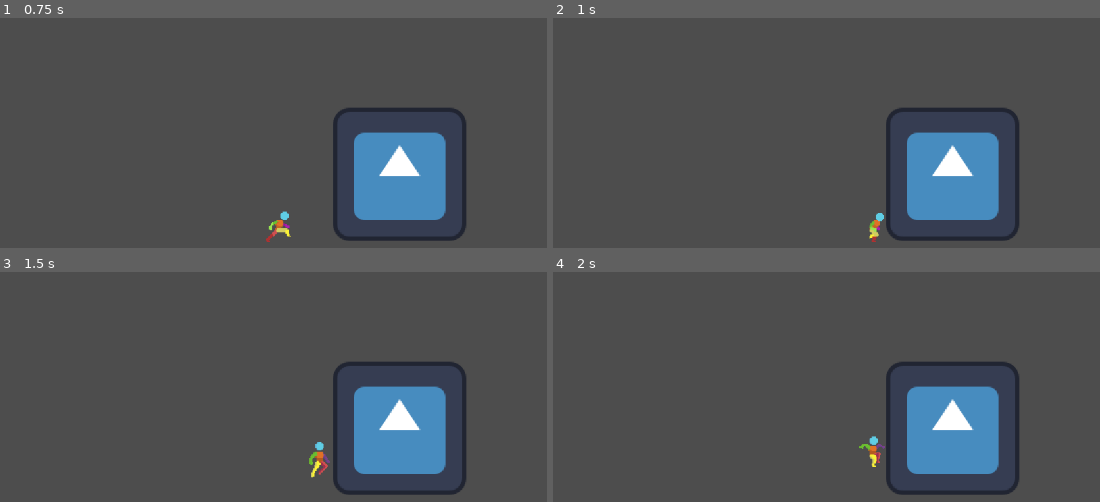
Above: before the commit, frames 1-4 (two rows, left to right).
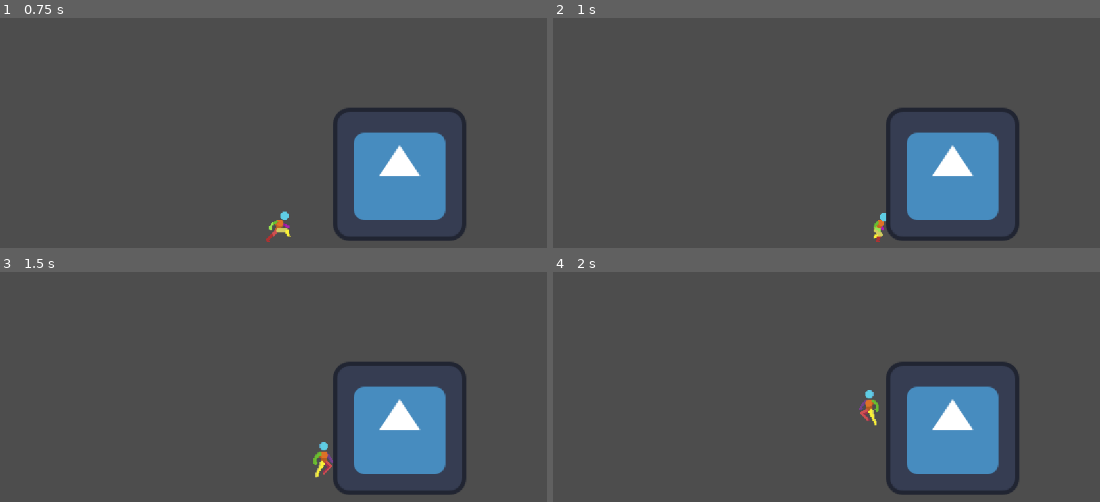
Above: after the commit, the same moments.

Repository: Super-Chess-Bros-Studios/Super-Chess-Bros
Game: Godot game, scene res://Scenes/testScene.tscn
The game is run twice, just before and just after one commit, with the same random seed, the same clock (stepped at 60 frames per second) and the same inputs. The engine's default icon, where the game draws it, is replaced by a stand-in: a white triangle on a blue panel in a dark square.
Inputs:
- Up to frame 1 (0.75 s): hold Right (right) from 0.53 s (still down); hold Shift (shield) from 0.53 s (still down)
- Up to frame 2 (1 s): keep holding Right (right); keep holding Shift (shield); tap Space (jump) at 0.77, 0.8 s
- Up to frame 3 (1.5 s): keep holding Right (right); tap Space (jump) at 1.07, 1.35 s; release Shift (shield) at 1.28 s
- Up to frame 4 (2 s): keep holding Right (right); tap Space (jump) at 1.52, 1.82 s; tap Shift (shield) at 1.55 s

Frame 1 is identical in both runs. In frame 2, 0.2% of the frame differs, in the area x 57-61%, y 84-98%; in frame 3, 0.4%; in frame 4, 0.5%, in the area x 55-61%, y 51-85%.

Commit message:
wall jump and wall slide done

Diff:
--- a/scenes/characters/Test_Char.tscn
+++ b/scenes/characters/Test_Char.tscn
@@ -13,6 +13,7 @@
 [ext_resource type="Script" uid="uid://dbyyiifx7mbga" path="res://scripts/character_scripts/state_machine/states/test_char/test_crouch.gd" id="7_2137q"]
 [ext_resource type="Script" uid="uid://b5d57x8h3avr5" path="res://scripts/character_scripts/state_machine/states/test_char/test_jumpsquat.gd" id="8_cqar7"]
 [ext_resource type="Script" uid="uid://db3y4jnn8ci5y" path="res://scripts/character_scripts/state_machine/states/character_attributes.gd" id="8_h8dpt"]
+[ext_resource type="Texture2D" uid="uid://ir5skolpkk33" path="res://assets/sprites/2D-Pixel-Art-Character-Template/Wall Slide/player wall slide (left) 48x48.png" id="9_a88om"]
 [ext_resource type="Script" uid="uid://xq4wnlhqxdlm" path="res://scripts/character_scripts/state_machine/states/test_char/test_jump.gd" id="9_qga04"]
 [ext_resource type="Script" uid="uid://dsq2k53fkg20h" path="res://scripts/character_scripts/state_machine/states/test_char/test_short_hop.gd" id="11_0l6pb"]
 [ext_resource type="Script" uid="uid://dxn1tegm7uca6" path="res://scripts/character_scripts/state_machine/states/test_char/test_fall.gd" id="11_hmptn"]
@@ -21,9 +22,10 @@
 [ext_resource type="Script" uid="uid://cqcicn3e5fkak" path="res://scripts/character_scripts/state_machine/states/test_char/test_pivot.gd" id="15_1ekob"]
 [ext_resource type="Script" uid="uid://dbhq6jkm6podc" path="res://scripts/character_scripts/state_machine/states/test_char/test_air_dodge.gd" id="17_eam3d"]
 [ext_resource type="Script" uid="uid://d0tk7qxtqo4sl" path="res://scripts/character_scripts/state_machine/states/test_char/test_roll.gd" id="20_he0e7"]
+[ext_resource type="Script" uid="uid://dk3025g8v6boo" path="res://scripts/character_scripts/state_machine/states/test_char/test_wall_slide.gd" id="22_u77ra"]
 
 [sub_resource type="RectangleShape2D" id="RectangleShape2D_uoks1"]
-size = Vector2(21, 30)
+size = Vector2(12, 30)
 
 [sub_resource type="AtlasTexture" id="AtlasTexture_tqteo"]
 atlas = ExtResource("1_w1xps")
@@ -257,6 +259,18 @@
 atlas = ExtResource("4_ld6di")
 region = Rect2(384, 0, 48, 48)
 
+[sub_resource type="AtlasTexture" id="AtlasTexture_chsy4"]
+atlas = ExtResource("9_a88om")
+region = Rect2(0, 0, 48, 48)
+
+[sub_resource type="AtlasTexture" id="AtlasTexture_an8fg"]
+atlas = ExtResource("9_a88om")
+region = Rect2(48, 0, 48, 48)
+
+[sub_resource type="AtlasTexture" id="AtlasTexture_c4ddr"]
+atlas = ExtResource("9_a88om")
+region = Rect2(96, 0, 48, 48)
+
 [sub_resource type="SpriteFrames" id="SpriteFrames_luash"]
 animations = [{
 "frames": [{
@@ -485,7 +499,27 @@
 "loop": false,
 "name": &"skid",
 "speed": 5.0
+}, {
+"frames": [{
+"duration": 0.25,
+"texture": SubResource("AtlasTexture_chsy4")
+}, {
+"duration": 1.0,
+"texture": SubResource("AtlasTexture_an8fg")
+}, {
+"duration": 1.0,
+"texture": SubResource("AtlasTexture_c4ddr")
+}],
+"loop": false,
+"name": &"wallslide",
+"speed": 5.0
 }]
+
+[sub_resource type="RectangleShape2D" id="RectangleShape2D_h8dpt"]
+size = Vector2(1, 28)
+
+[sub_resource type="RectangleShape2D" id="RectangleShape2D_a88om"]
+size = Vector2(1, 28)
 
 [node name="TestChar" type="Node2D" node_paths=PackedStringArray("initial_state", "char_attributes", "state_machine")]
 script = ExtResource("5_422c8")
@@ -494,14 +528,30 @@
 state_machine = NodePath("CharacterBody2D/State Machine")
 
 [node name="CharacterBody2D" type="CharacterBody2D" parent="."]
+collision_layer = 2
 
 [node name="CollisionShape2D" type="CollisionShape2D" parent="CharacterBody2D"]
-position = Vector2(-0.5, 1)
+position = Vector2(0, 1)
 shape = SubResource("RectangleShape2D_uoks1")
 
 [node name="AnimatedSprite2D" type="AnimatedSprite2D" parent="CharacterBody2D"]
 sprite_frames = SubResource("SpriteFrames_luash")
-animation = &"roll"
+animation = &"idle"
+flip_h = true
+
+[node name="LeftCollide" type="Area2D" parent="CharacterBody2D"]
+
+[node name="CollisionShape2D" type="CollisionShape2D" parent="CharacterBody2D/LeftCollide"]
+position = Vector2(-6.5, 0)
+shape = SubResource("RectangleShape2D_h8dpt")
+debug_color = Color(0.70306, 0.277381, 0.993276, 0.42)
+
+[node name="RightCollide" type="Area2D" parent="CharacterBody2D"]
+
+[node name="CollisionShape2D" type="CollisionShape2D" parent="CharacterBody2D/RightCollide"]
+position = Vector2(6.5, 0)
+shape = SubResource("RectangleShape2D_a88om")
+debug_color = Color(0.70306, 0.277381, 0.993276, 0.42)
 
 [node name="CharacterAttributes" type="Node" parent="CharacterBody2D"]
 script = ExtResource("8_h8dpt")
@@ -557,10 +607,12 @@
 jump_power_coefficient = 0.65
 metadata/_custom_type_script = "uid://dsq2k53fkg20h"
 
-[node name="Fall" type="Node" parent="CharacterBody2D/State Machine" node_paths=PackedStringArray("anim", "character")]
+[node name="Fall" type="Node" parent="CharacterBody2D/State Machine" node_paths=PackedStringArray("anim", "character", "slide_colliderL", "slide_colliderR")]
 script = ExtResource("11_hmptn")
 anim = NodePath("../../AnimatedSprite2D")
 character = NodePath("../..")
+slide_colliderL = NodePath("../../LeftCollide")
+slide_colliderR = NodePath("../../RightCollide")
 metadata/_custom_type_script = "uid://dxn1tegm7uca6"
 
 [node name="InitialDash" type="Node" parent="CharacterBody2D/State Machine" node_paths=PackedStringArray("anim", "character", "timer")]
@@ -618,6 +670,16 @@
 wait_time = 0.5
 one_shot = true
 
+[node name="WallSlide" type="Node" parent="CharacterBody2D/State Machine" node_paths=PackedStringArray("anim", "character")]
+script = ExtResource("22_u77ra")
+anim = NodePath("../../AnimatedSprite2D")
+character = NodePath("../..")
+metadata/_custom_type_script = "uid://dk3025g8v6boo"
+
+[connection signal="body_entered" from="CharacterBody2D/LeftCollide" to="CharacterBody2D/State Machine/Fall" method="_on_left_collide"]
+[connection signal="body_exited" from="CharacterBody2D/LeftCollide" to="CharacterBody2D/State Machine/WallSlide" method="_on_wall_detect_body_exited"]
+[connection signal="body_entered" from="CharacterBody2D/RightCollide" to="CharacterBody2D/State Machine/Fall" method="_on_right_collide"]
+[connection signal="body_exited" from="CharacterBody2D/RightCollide" to="CharacterBody2D/State Machine/WallSlide" method="_on_wall_detect_body_exited"]
 [connection signal="timeout" from="CharacterBody2D/State Machine/Run/PreTransition" to="CharacterBody2D/State Machine/Run" method="_on_pre_transition_timeout"]
 [connection signal="timeout" from="CharacterBody2D/State Machine/JumpSquat/SquatTime" to="CharacterBody2D/State Machine/JumpSquat" method="_on_squat_time_timeout"]
 [connection signal="timeout" from="CharacterBody2D/State Machine/InitialDash/DashTime" to="CharacterBody2D/State Machine/InitialDash" method="_on_dash_time_timeout"]
--- a/scripts/character_scripts/state_machine/states/character_attributes.gd
+++ b/scripts/character_scripts/state_machine/states/character_attributes.gd
@@ -8,6 +8,7 @@
 const AIRSPEEDLERP : float = 0.15
 const AIRFRICTIONLERP : float = 0.1
 const FRICTIONLERP : float = 0.1
+const MAX_FALL_SPEED : float = 600
 
 #controls jump power
 const JUMP_POWER : float = -350
@@ -17,6 +18,7 @@
 #this character can only double jump and air dodge once before needing to hit the ground
 var can_double_jump = true
 var can_air_dodge = true
+var can_wall_jump = true
 #needed for a cooldown
 var can_roll = true
 #hitboxes should ignore a character if they are invulnerable
--- a/scripts/character_scripts/state_machine/states/test_char/test_fall.gd
+++ b/scripts/character_scripts/state_machine/states/test_char/test_fall.gd
@@ -5,7 +5,9 @@
 @export var character : CharacterBody2D
 
 @export var speed : float = 300
-
+@export var slide_colliderL : Area2D
+@export var slide_colliderR : Area2D
+var begin_wall_slide = false
 #these control how quick they change velocity in the air
 
 func playanim():
@@ -17,7 +19,32 @@
 
 func Enter():
 	print("Fall state")
+	wall_detection_enabled(true)
 	playanim()
+
+#this makes it so that the areas only check if you are next to a wall while falling
+#that way you don't trigger the signal while on the ground
+#this doesn't really matter for the MVP because you can't be on the ground and touching
+#the wall on the current stage
+func wall_detection_enabled(ask : bool):
+	slide_colliderL.monitoring = ask
+	slide_colliderR.monitoring = ask
+
+#transitions to wall slide and sets the direction to opposite of the wall when a wall is touched
+func _on_left_collide(body: Node2D) -> void:
+	begin_wall_slide = true
+	print("wall slide begun")
+	char_attributes.cur_dir = DIRECTION.right
+
+func _on_right_collide(body: Node2D) -> void:
+	begin_wall_slide = true
+	print("wall slide begun")
+	char_attributes.cur_dir = DIRECTION.left
+
+
+func Exit():
+	begin_wall_slide = false
+	wall_detection_enabled(false)
 
 func Physics_Update(delta):
 	#handles vertical events
@@ -26,9 +53,11 @@
 	elif Input.is_action_pressed("shield") and char_attributes.can_air_dodge:
 		#don't calculate move and slide until airdodge is running it's part
 		Transitioned.emit(self,"airdodge")
+	elif begin_wall_slide:
+		Transitioned.emit(self,"wallslide")
+
 	else:
-		character.velocity.y += char_attributes.GRAVITY
-
+		character.velocity.y = clamp(character.velocity.y + char_attributes.GRAVITY, -char_attributes.MAX_FALL_SPEED, char_attributes.MAX_FALL_SPEED)
 		#if you can double jump do it if it's input
 		if Input.is_action_pressed("jump") and char_attributes.can_double_jump:
 			char_attributes.can_double_jump = false
--- a/scripts/character_scripts/state_machine/states/test_char/test_fastfall.gd
+++ b/scripts/character_scripts/state_machine/states/test_char/test_fastfall.gd
@@ -22,7 +22,7 @@
 	if character.is_on_floor():
 		Transitioned.emit(self, "idle")
 	else:
-		character.velocity.y += char_attributes.GRAVITY * char_attributes.FASTFALLMULTIPLIER
+		character.velocity.y = clamp(character.velocity.y + char_attributes.GRAVITY * char_attributes.FASTFALLMULTIPLIER, 0, char_attributes.MAX_FALL_SPEED)
 	if Input.is_action_pressed("shield") and char_attributes.can_air_dodge:
 		#don't calculate move and slide until airdodge is running it's part
 		Transitioned.emit(self,"airdodge")
--- a/scripts/character_scripts/state_machine/states/test_char/test_idle.gd
+++ b/scripts/character_scripts/state_machine/states/test_char/test_idle.gd
@@ -18,6 +18,7 @@
 	#refreshes the character's ability to air dodge and double jump
 	char_attributes.can_double_jump = true
 	char_attributes.can_air_dodge = true
+	char_attributes.can_wall_jump = true
 	#.length returns the velocity as an absolute value
 	#if you're moving fast enough, start skidding
 	if character.velocity.length() > 50:
--- /dev/null
+++ b/scripts/character_scripts/state_machine/states/test_char/test_wall_slide.gd
@@ -0,0 +1,84 @@
+extends CharacterState
+class_name TestWallSlide
+
+
+@export var anim : AnimatedSprite2D
+@export var character : CharacterBody2D
+
+#vertical variables
+
+#how fast you slide down a wall
+@export var wall_slide_speed : float = 10
+#how fast you fall while holding down during a wall slide
+@export var fast_wall_slide_coefficient : float = 2
+@export var max_wall_slide_speed = char_attributes.MAX_FALL_SPEED
+
+#horizontal variables
+
+#how fast horizontally you boost off a wall if you jump
+@export var wall_jump_horizontal_strength : float = 500
+#how quick you move off of a wall when inputting opposite of a wall
+#this might not be too important to have
+@export var wall_slide_boost = 50
+
+var exit_wall_slide = false
+
+func playanim():
+	anim.play("wallslide")
+	if char_attributes.cur_dir == DIRECTION.left:
+		anim.set_flip_h(true)
+	else:
+		anim.set_flip_h(false)
+
+func Enter():
+	print("Wall Slide state")
+	exit_wall_slide = false
+	playanim()
+
+func _on_wall_detect_body_exited(body: Node2D) -> void:
+	exit_wall_slide = true
+	print("wall slide exited")
+
+
+func Physics_Update(delta):
+	print(char_attributes.cur_dir)
+	#handles vertical events
+	if character.is_on_floor():
+		Transitioned.emit(self, "idle")
+	elif exit_wall_slide:
+		Transitioned.emit(self,"fall")
+	elif Input.is_action_pressed("shield") and char_attributes.can_air_dodge:
+		#don't calculate move and slide until airdodge is running it's part
+		Transitioned.emit(self,"airdodge")
+
+	else:
+		character.velocity.y = lerp(character.velocity.y, wall_slide_speed, 0.5)
+
+		#if you can wall jump do it if it's input
+		if Input.is_action_pressed("jump") and char_attributes.can_wall_jump:
+			char_attributes.can_wall_jump = false
+			character.velocity.x = wall_jump_horizontal_strength * char_attributes.cur_dir
+			Transitioned.emit(self, "fullhop")
+
+		#input for fast slide.
+		elif Input.is_action_pressed("down"):
+			character.velocity.y = clamp(character.velocity.y * (wall_slide_speed * fast_wall_slide_coefficient), 0, char_attributes.MAX_FALL_SPEED)
+			character.move_and_slide()
+
+		#handles horizontal events
+		elif Input.is_action_pressed("left"):
+			if char_attributes.cur_dir == DIRECTION.left:
+				character.velocity.x = wall_slide_boost * char_attributes.cur_dir
+				character.move_and_slide()
+				Transitioned.emit(self,"fall")
+			else:
+				character.move_and_slide()
+		elif Input.is_action_pressed("right"):
+			if char_attributes.cur_dir == DIRECTION.right:
+				character.velocity.x = wall_slide_boost * char_attributes.cur_dir
+				character.move_and_slide()
+				Transitioned.emit(self,"fall")
+			else:
+				character.move_and_slide()
+		else:
+			character.move_and_slide()
Not shown: 1 places in scenes/characters/Test_Char.tscn that only renumber resources
Not shown, added: scripts/character_scripts/state_machine/states/test_char/test_wall_slide.gd.uid
